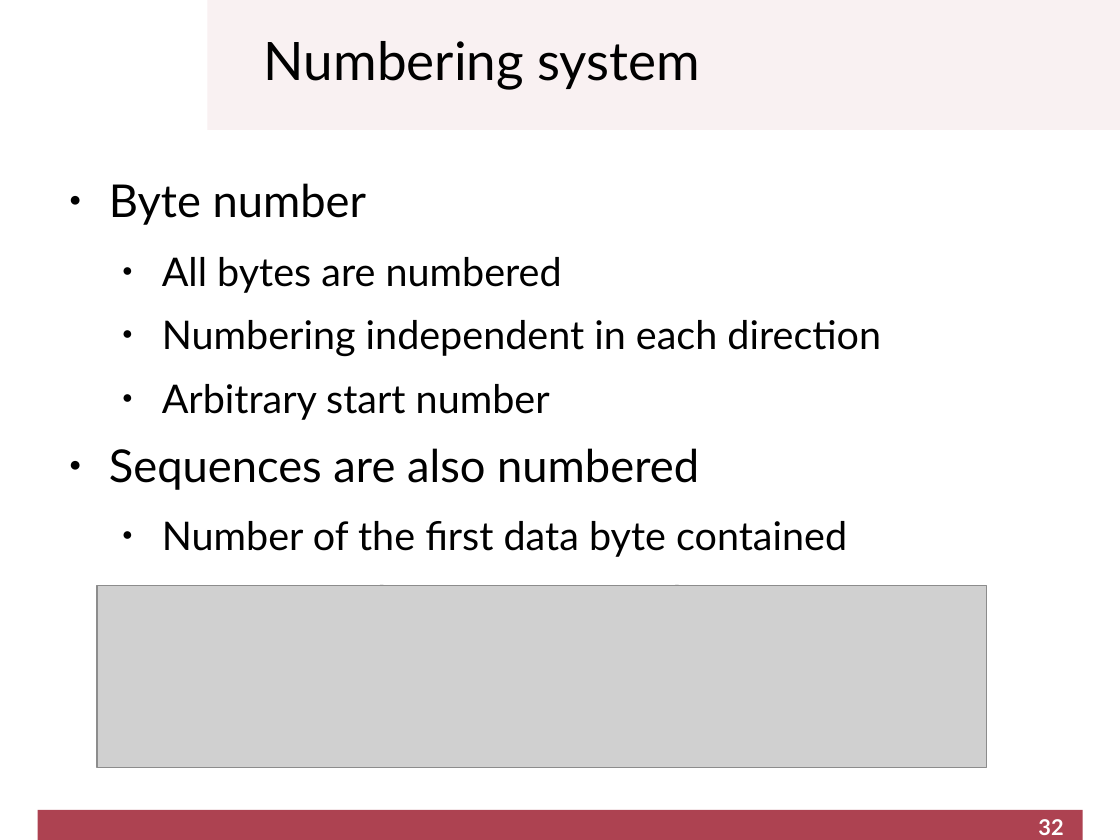
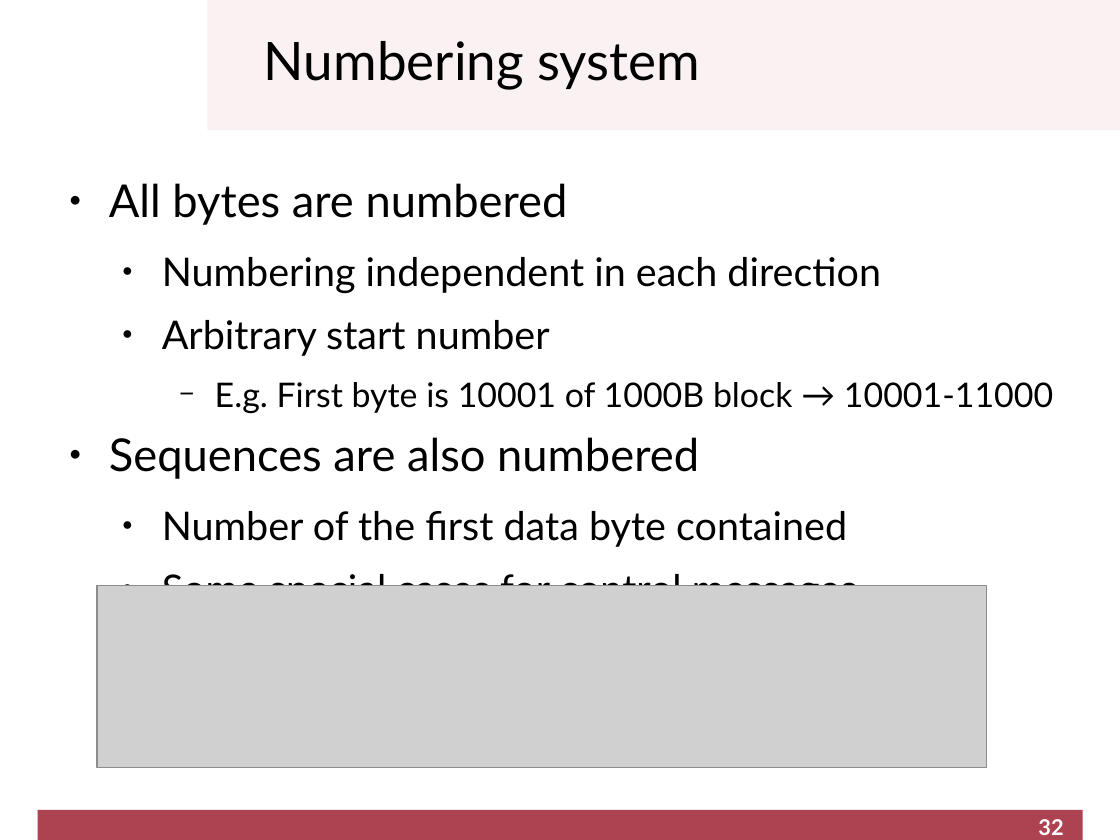
Before and after one commit to cletomartin/redes1, a slide deck: slide 32 of slides/transport.odp. Drawn at 1120x840 pixels with LibreOffice and Linux fonts; fonts in the diff are those of the drawing; grey boxes stand for pictures; background and template pictures are left out. Boxes give left, top, right and bottom in pixels: in the first picture for what was removed or moved away, otherwise in the second. Text is boxed around its words. In the diff, an @@ line names an element or a change of style, - is before the commit and + after.

```diff
--- a/slides/transport.odp
+++ b/slides/transport.odp
@@ text at (109, 183, 367, 225): paragraph removed @@
-● Byte number
@@ text at (109, 183, 568, 225): size 25.4 to 29.1 pt in "All bytes are numbered"; list level 2 to 1 in "All bytes are numbered" @@
@@ text at (215, 382, 1053, 414): paragraph added @@
+    − E.g. First byte is 10001 of 1000B block → 10001-11000
```
Also in this commit, not shown: 2 other slides changed, 1 other file.
